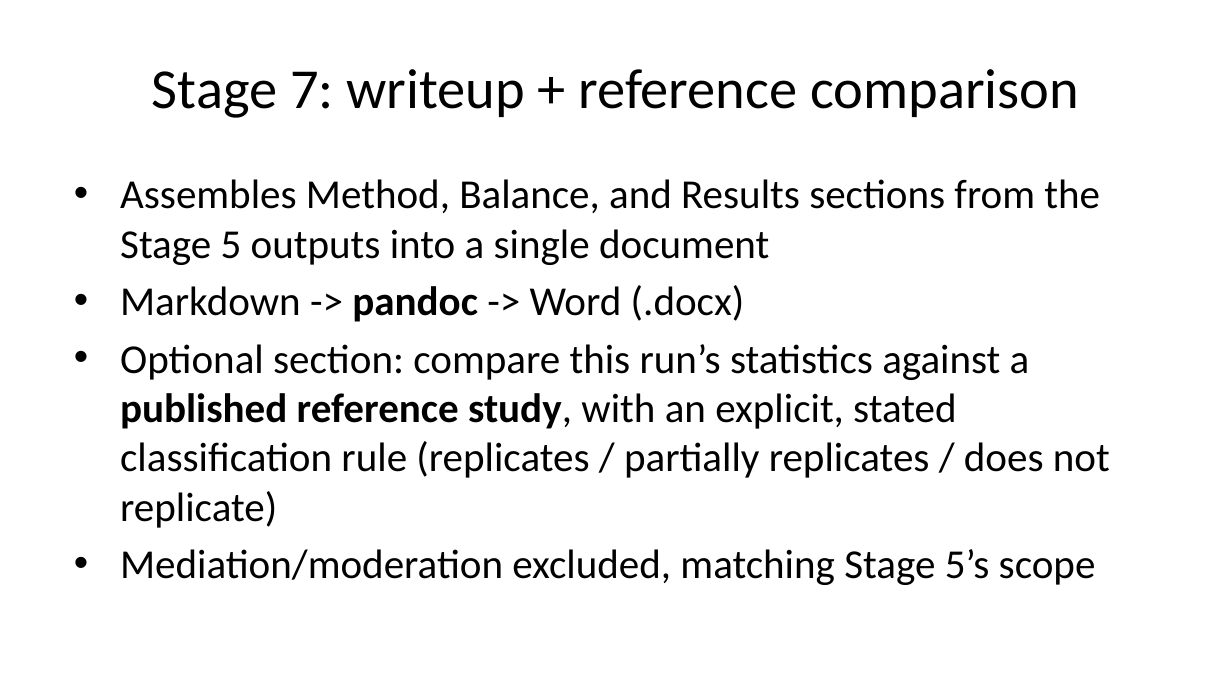
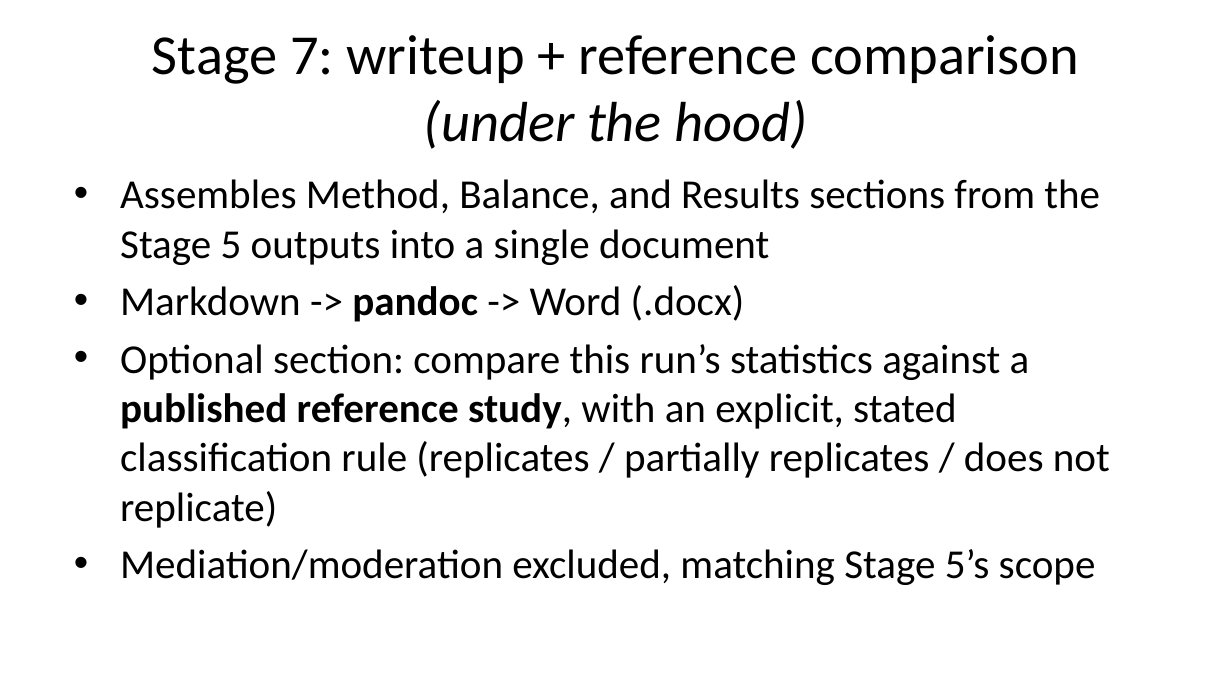
Before and after one commit to prof-stephenshu/behavioral-research-env, a slide deck: slide 21 of presentations/2026-workshop/slides.pptx (slide 15 before the commit). Drawn at 1232x693 pixels with LibreOffice and Linux fonts; fonts in the diff are those of the drawing. Boxes give left, top, right and bottom in pixels: in the first picture for what was removed or moved away, otherwise in the second. Text is boxed around its words. In the diff, an @@ line names an element or a change of style, - is before the commit and + after.

```diff
--- a/presentations/2026-workshop/slides.pptx
+++ b/presentations/2026-workshop/slides.pptx
@@ title at bbox=[152, 35, 1079, 149]: text changed @@
-Stage 7: writeup + reference comparison
+Stage 7: writeup + reference comparison (under the hood)
```
Also in this commit, not shown: 7 other slides changed, 6 slides added, 9 other files.
